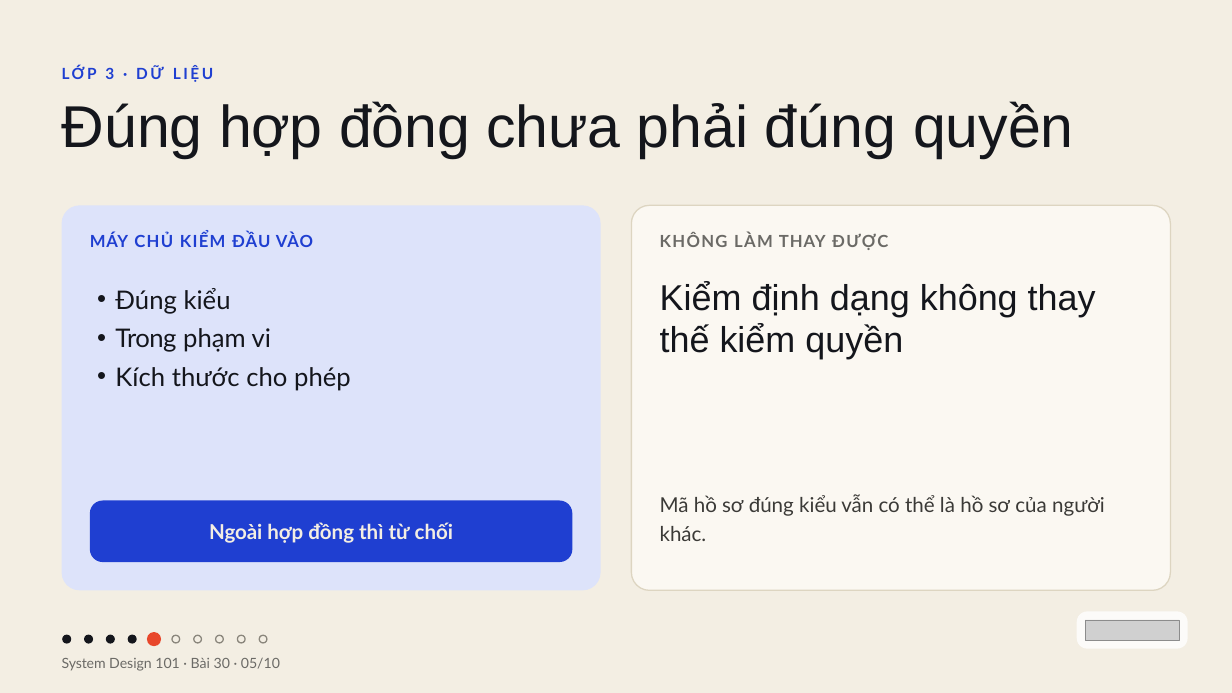
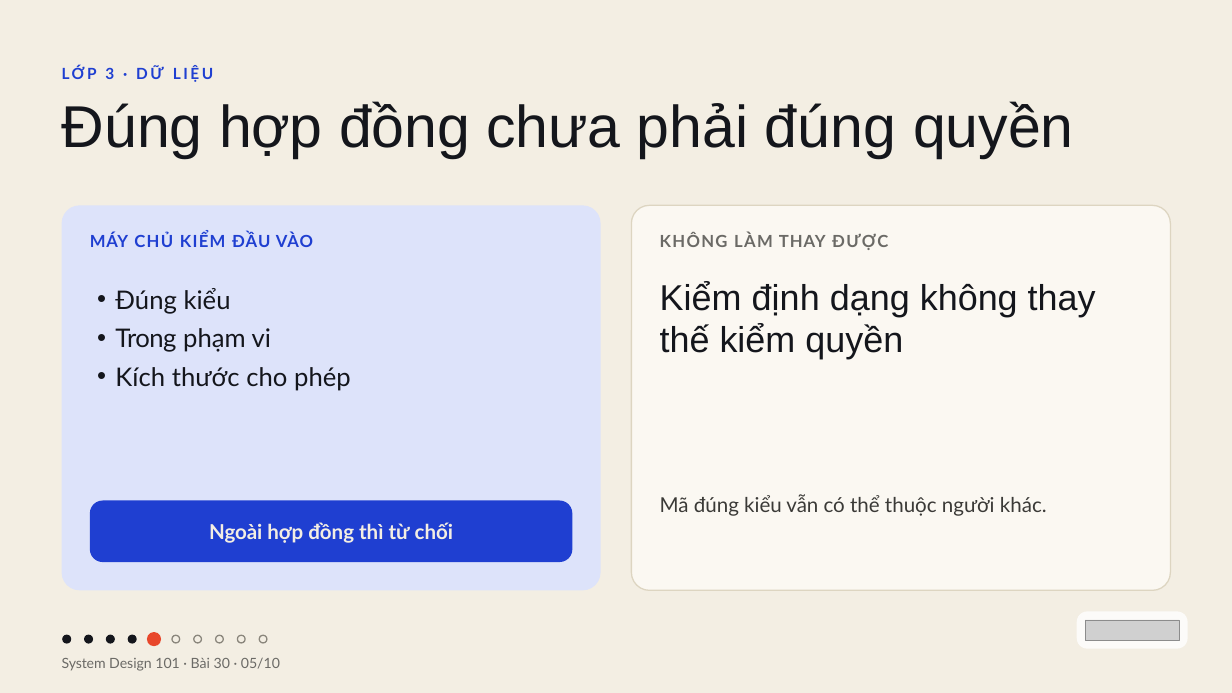
Before and after one commit to vohoailinh90/tool-marketing-studio, a slide deck: slide 5 of system-design-101/vi/lessons/sd-01-030/slides/sd-01-030.pptx. Drawn at 1232x693 pixels with LibreOffice and Linux fonts; fonts in the diff are those of the drawing; grey boxes stand for pictures. Boxes give left, top, right and bottom in pixels: in the first picture for what was removed or moved away, otherwise in the second. Text is boxed around its words. In the diff, an @@ line names an element or a change of style, - is before the commit and + after.

```diff
--- a/system-design-101/vi/lessons/sd-01-030/slides/sd-01-030.pptx
+++ b/system-design-101/vi/lessons/sd-01-030/slides/sd-01-030.pptx
@@ text at box(660, 494, 1047, 516): text changed @@
-Mã hồ sơ đúng kiểu vẫn có thể là hồ sơ của người khác.
+Mã đúng kiểu vẫn có thể thuộc người khác.
```
Also in this commit, not shown: 6 other slides changed.
